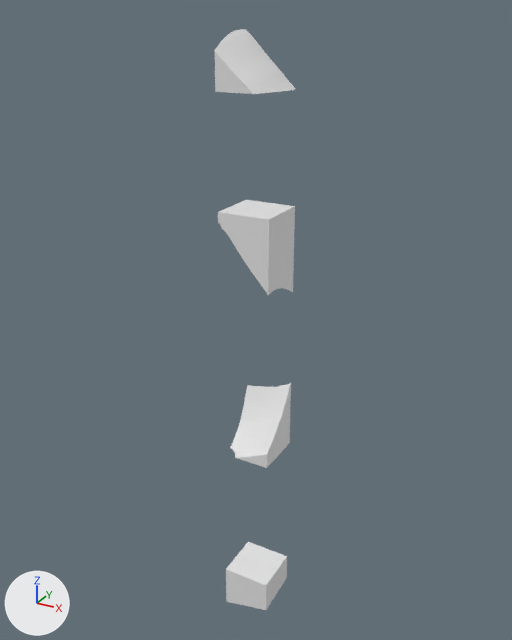
Renders of the glTF model assets/terrain/surface_pieces/surf_38_4.glb from each side of a commit.
Rendered twice from a camera (50 mm lens) standing at (112.0, 33.7, 6.2) and looking at (81.6, 88.9, -21.4). Every picture has the same lights, and +X, +Y and +Z are marked at lower left. The older version comes first. Where no turn or scale is listed for an object, it has been applied to the vertices.

In view in the first picture: 'layer_0', 'layer_11', 'layer_3', 'layer_4', 'layer_7' and 1 more.
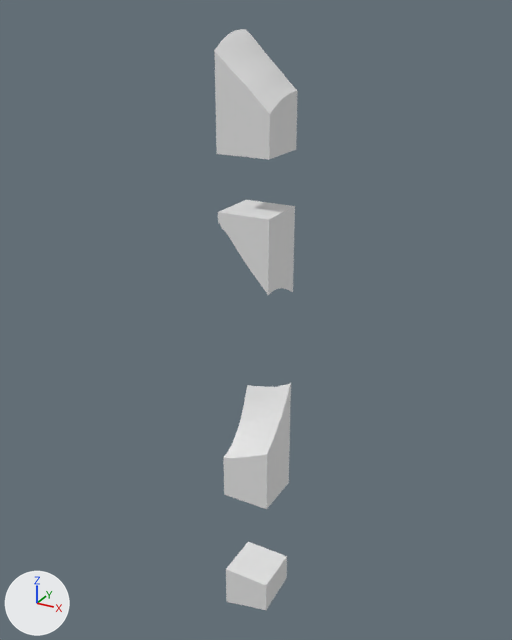
Changed parts and their boxes [x1, y1, x2, y2] in the pictures (512 x 640 px):
```json
{"object": "layer_1", "change": "added", "after": [215, 89, 298, 159]}
{"object": "layer_8", "change": "added", "after": [223, 443, 290, 509]}
```

The change, as JSON lines over the scene's bpy script:
```json
{"op": "add", "block": "me_layer_8", "code": ["me_layer_8 = bpy.data.meshes.new('layer_8')", "me_layer_8.from_pydata(...)  # 21 vertices, 38 faces; spans x 80.0..85.0, y 85.0..90.0, z -40.0..-35.0"]}
{"op": "add", "block": "me_layer_1", "code": ["me_layer_1 = bpy.data.meshes.new('layer_1')", "me_layer_1.from_pydata(...)  # 53 vertices, 102 faces; spans x 80.0..85.0, y 85.0..90.0, z -5.0..0.0"]}
{"op": "add", "block": "ob_layer_8", "code": ["ob_layer_8 = bpy.data.objects.new('layer_8', me_layer_8)", "ob_layer_8.location = (0.0, 0.0, 0.0)"]}
{"op": "add", "block": "ob_layer_1", "code": ["ob_layer_1 = bpy.data.objects.new('layer_1', me_layer_1)", "ob_layer_1.location = (0.0, 0.0, 0.0)"]}
```
